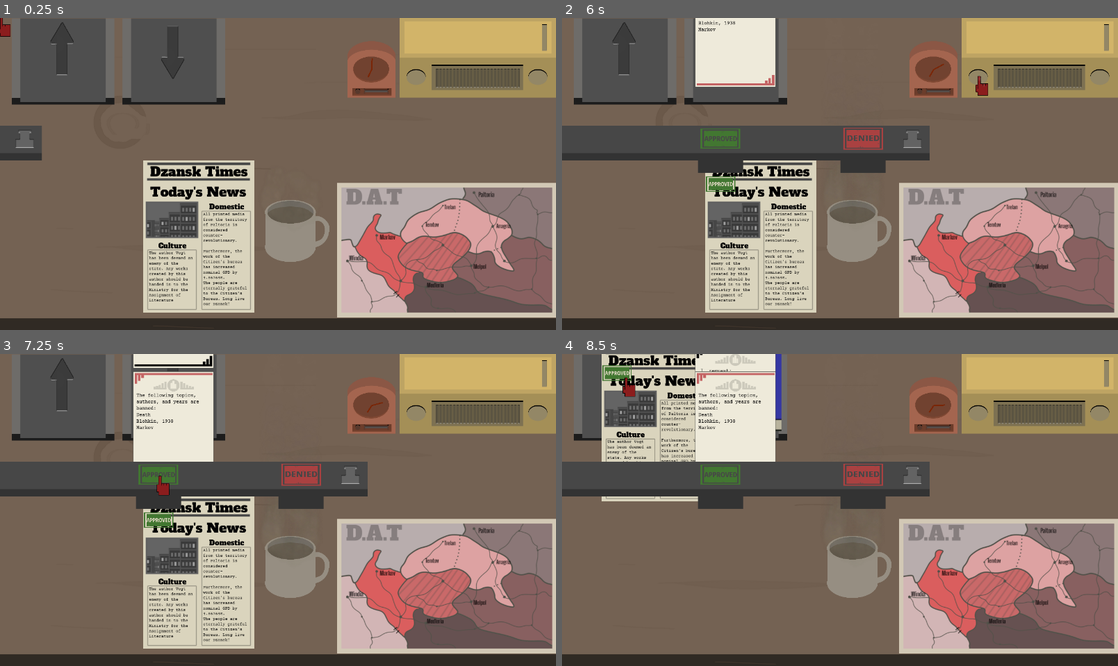
Above: before the commit, frames 1-4 (two rows, left to right).
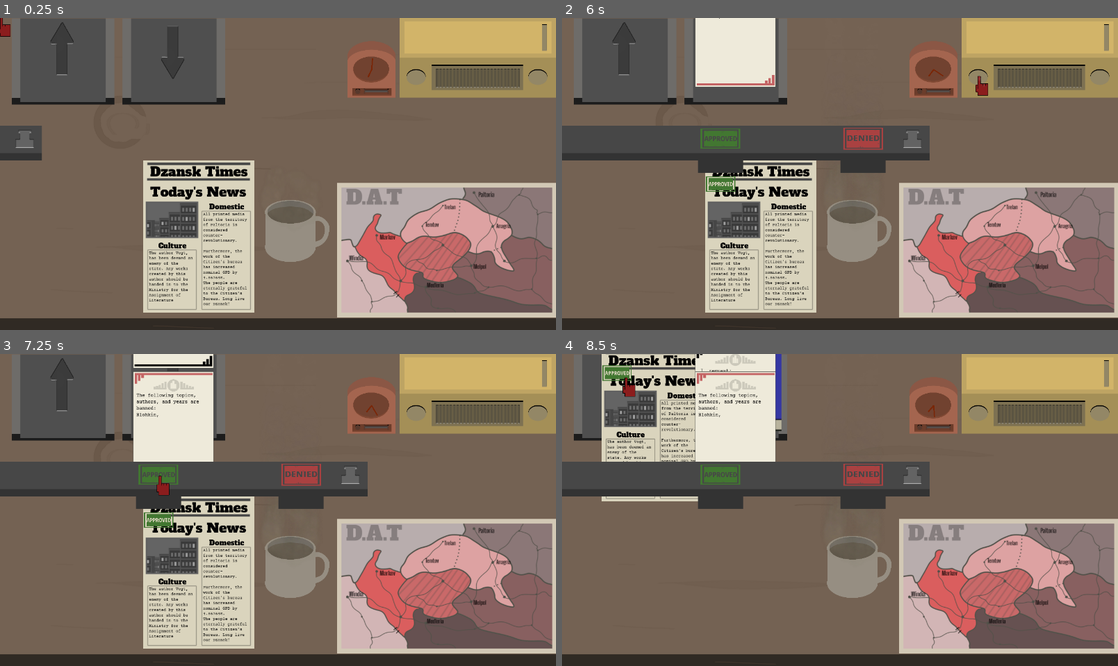
Above: after the commit, the same moments.

Repository: awindahl/gwj-27
Game: Godot game, scene res://TestBench.tscn
Same seed, same stepped clock (60 frames per second), same inputs: the game is played once before the commit and once after it.
Inputs (mouse positions are in pixels of both pictures, inside the frame that each line leads up to):
- Up to frame 1 (0.25 s): no input
- Up to frame 2 (6 s): click (578, 139) at 0.5 s; click (1101, 77) at 1.25 s; click (979, 77) at 2 s; click (1101, 77) at 2.75 s; click (979, 77) at 3.5 s; click (723, 139) at 4.27 s; click (1101, 77) at 5 s; click (979, 77) at 5.75 s
- Up to frame 3 (7.25 s): click (161, 475) at 6.52 s
- Up to frame 4 (8.5 s): tap Enter (ui_accept) at 7.25, 7.52 s; move the mouse to (962, 494) at 7.27 s; click (962, 494) at 7.35 s; drag from (728, 525) to (623, 378) at 8.02 s

The runs differ from the first frame. In frame 1, less than 0.1% of the frame differs, in the area x 33-67%, y 13-76%; in frame 2, less than 0.1%; in frame 3, 0.1%; in frame 4, 0.1%, in the area x 14-69%, y 16-29%.

Commit message:
more fixes

Diff:
--- /dev/null
+++ b/Mouse.tscn
@@ -0,0 +1,15 @@
+[gd_scene load_steps=3 format=2]
+
+[ext_resource path="res://Scripts/Mouse.gd" type="Script" id=1]
+[ext_resource path="res://Assets/Cursor.png" type="Texture" id=2]
+
+[node name="Mouse" type="Node2D"]
+pause_mode = 2
+z_index = 1000
+script = ExtResource( 1 )
+
+[node name="Sprite" type="Sprite" parent="."]
+position = Vector2( 2, 2 )
+scale = Vector2( 0.2, 0.2 )
+texture = ExtResource( 2 )
+offset = Vector2( 35.158, 90.747 )
--- /dev/null
+++ b/NightToDay.tscn
@@ -0,0 +1,99 @@
+[gd_scene load_steps=10 format=2]
+
+[ext_resource path="res://Assets/NightCity.png" type="Texture" id=1]
+[ext_resource path="res://Assets/DayCity.png" type="Texture" id=2]
+[ext_resource path="res://Assets/CourierPrime-Regular.ttf" type="DynamicFontData" id=3]
+[ext_resource path="res://Scripts/TransitionToWork.gd" type="Script" id=4]
+[ext_resource path="res://Mouse.tscn" type="PackedScene" id=5]
+[ext_resource path="res://Scripts/NightToDay.gd" type="Script" id=6]
+
+[sub_resource type="Animation" id=1]
+resource_name = "transition"
+length = 3.0
+tracks/0/type = "value"
+tracks/0/path = NodePath("Sprite2:modulate")
+tracks/0/interp = 1
+tracks/0/loop_wrap = true
+tracks/0/imported = false
+tracks/0/enabled = true
+tracks/0/keys = {
+"times": PoolRealArray( 0, 3 ),
+"transitions": PoolRealArray( 1, 1 ),
+"update": 0,
+"values": [ Color( 1, 1, 1, 0 ), Color( 1, 1, 1, 1 ) ]
+}
+tracks/1/type = "value"
+tracks/1/path = NodePath("Label:visible")
+tracks/1/interp = 1
+tracks/1/loop_wrap = true
+tracks/1/imported = false
+tracks/1/enabled = true
+tracks/1/keys = {
+"times": PoolRealArray( 0, 3 ),
+"transitions": PoolRealArray( 1, 1 ),
+"update": 1,
+"values": [ false, true ]
+}
+tracks/2/type = "value"
+tracks/2/path = NodePath("Button:visible")
+tracks/2/interp = 1
+tracks/2/loop_wrap = true
+tracks/2/imported = false
+tracks/2/enabled = true
+tracks/2/keys = {
+"times": PoolRealArray( 0, 3 ),
+"transitions": PoolRealArray( 1, 1 ),
+"update": 1,
+"values": [ false, true ]
+}
+
+[sub_resource type="DynamicFont" id=2]
+size = 64
+font_data = ExtResource( 3 )
+
+[sub_resource type="DynamicFont" id=3]
+size = 32
+font_data = ExtResource( 3 )
+
+[node name="NightToDay" type="Node2D"]
+script = ExtResource( 6 )
+
+[node name="Sprite" type="Sprite" parent="."]
+scale = Vector2( 0.36, 0.36 )
+texture = ExtResource( 1 )
+centered = false
+
+[node name="Sprite2" type="Sprite" parent="."]
+scale = Vector2( 0.36, 0.36 )
+texture = ExtResource( 2 )
+centered = false
+
+[node name="AnimationPlayer" type="AnimationPlayer" parent="."]
+autoplay = "transition"
+anims/transition = SubResource( 1 )
+
+[node name="Label" type="Label" parent="."]
+margin_left = 144.0
+margin_top = 128.0
+margin_right = 184.0
+margin_bottom = 142.0
+custom_fonts/font = SubResource( 2 )
+text = "Day "
+__meta__ = {
+"_edit_use_anchors_": false
+}
+
+[node name="Button" type="Button" parent="."]
+margin_left = 814.0
+margin_top = 661.0
+margin_right = 1282.0
+margin_bottom = 703.0
+custom_fonts/font = SubResource( 3 )
+text = "Walk to Work"
+script = ExtResource( 4 )
+__meta__ = {
+"_edit_use_anchors_": false
+}
+
+[node name="Mouse" parent="." instance=ExtResource( 5 )]
+[connection signal="pressed" from="Button" to="Button" method="_on_Button_pressed"]
--- a/Scripts/Clock.gd
+++ b/Scripts/Clock.gd
@@ -2,5 +2,5 @@
 
 
 func _process(delta):
-	$ShortHand.rotation += 0.0055/20
-	$LongHand.rotation += 0.06/20
+	$ShortHand.rotation += 0.0055/10
+	$LongHand.rotation += 0.06/10
--- a/Scripts/InTray.gd
+++ b/Scripts/InTray.gd
@@ -128,20 +128,25 @@
 	var rand_reg = randi()%regions.size()
 	rand_reg = regions[rand_reg]
 
-	var random_i = randi()%2
-
-	if random_i == 0:
-		rand_title_fact_second += "\n"
-		rule.append(rand_title_fact_second)
-	elif random_i == 1:
-		rand_title_fiction_second += "\n"
-		rule.append(rand_title_fiction_second)
-
-	rule.append(rand_name)
-	rand_date += "\n"
-	rule.append(rand_date)
-	#rand_reg += "\n"
-	rule.append(rand_reg)
+	var what_rule = randi()%4+1
+
+	match what_rule:
+		1:
+			var random_i = randi()%2
+
+			if random_i == 0:
+				rand_title_fact_second += "\n"
+				rule.append(rand_title_fact_second)
+			elif random_i == 1:
+				rand_title_fiction_second += "\n"
+				rule.append(rand_title_fiction_second)
+		2:
+			rule.append(rand_name)
+		3:
+			rand_date += "\n"
+			rule.append(rand_date)
+		4:
+			rule.append(rand_reg)
 
 	return rule
 
@@ -201,13 +206,14 @@
 	#new_list.rules.append("\n")
 	#new_list.rules += _randomize_rule()
 	get_parent().rules += new_list.rules
+	print(get_parent().rules)
 
 	get_parent().get_node("Papers, Please/YSort").add_child(new_list)
 
 	new_list.position = position
 	new_list.position.y -= 400
 	new_list.position.x -= 100
-	$RulesTimer.start(60)
+	$RulesTimer.start(20)
 
 
 func _on_RequestTimer_timeout():
@@ -226,4 +232,4 @@
 	new_request.position = position
 	new_request.position.y -= 400
 	new_request.position.x -= 100
-	$RequestTimer.start(30)
+	$RequestTimer.start(15)
--- a/Scripts/NewsPaper.gd
+++ b/Scripts/NewsPaper.gd
@@ -71,10 +71,12 @@
 
 	var rand_per = (randf())*10
 
+	rand_name += ", "
 	rules.append(rand_name)
 	rules.append(rand_reg)
 
 	get_parent().get_parent().get_parent().rules += rules
+	print(get_parent().get_parent().get_parent().rules)
 
 	$Sprite/Bread1.text = bread1_1 + rand_name + bread1_2
 	$Sprite/Bread2.text = bread2_1 + rand_reg + bread2_2 + "\n \n" + bread2_3 + var2str(rand_per) + "%." + "\nThe people are eternally grateful to the Citizen's Bureau. Long live our Dzansk!"
--- /dev/null
+++ b/Scripts/NightToDay.gd
@@ -0,0 +1,5 @@
+extends Node2D
+
+
+func _ready():
+	$Label.text += var2str(Singleton.day)
--- /dev/null
+++ b/Scripts/Singleton.gd
@@ -0,0 +1,4 @@
+extends Node
+
+var party_ranking = 21431
+var day = 1
--- a/Scripts/TestBench.gd
+++ b/Scripts/TestBench.gd
@@ -4,7 +4,9 @@
 var rules = []
 var did_good = true
 var did_bad = true
-var score = 0
+var total = 0
+var fails = 0
+var successes = 0
 var day = 1
 
 onready var inbox = $InTray
@@ -14,6 +16,8 @@
 
 func _rule_parse(object):
 
+	total += 1
+
 	if object.correct_request:
 
 		if object.approved == "Approved":
@@ -21,27 +25,31 @@
 			for rule in rules:
 				for attr in object.attributes:
 					if attr == rule:
-						#score -= 1
 						print("You fucked up")
+						fails += 1
 						did_good = false
-						break
+
 
 			if did_good:
 				print ("you did good")
+				successes += 1
+
 
 		elif object.approved == "Denied":
 
 			for rule in rules:
 				for attr in object.attributes:
 					if attr == rule:
-						#score += 1
 						print("You did good")
+						successes += 1
 						did_bad = false
-						break
+
 			if did_bad:
 				print("you did bad")
+				fails += 1
 	else:
 		print("wrong request")
+		fails += 1
 
 func _on_RewardTimer_timeout():
 	var new_slip = good_slip.instance()
@@ -50,7 +58,6 @@
 	new_slip.position.y -= 400
 	new_slip.position.x -= 100
 
-
 func _on_PunishmentTimer_timeout():
 	var new_slip = bad_slip.instance()
 	sorted.add_child(new_slip)
@@ -58,8 +65,13 @@
 	new_slip.position.y -= 400
 	new_slip.position.x -= 100
 
-
 func _on_DayTime_timeout():
 	get_tree().paused = true
+	$VictoryScreen/TotalNum.text = var2str(total)
+	$VictoryScreen/FailNum.text = var2str(fails)
+	$VictoryScreen/SuccessNum.text = var2str(successes)
+	Singleton.party_ranking -= successes
+	Singleton.party_ranking += fails
+	$VictoryScreen/RankNum.text = var2str(Singleton.party_ranking)
 	$AnimationPlayer.play("Fade to Black")
-	day += 1
+	Singleton.day += 1
--- /dev/null
+++ b/Scripts/TransitionToHome.gd
@@ -0,0 +1,5 @@
+extends Button
+
+func _on_Button_pressed():
+	get_tree().paused = false
+	get_tree().change_scene("res://NightToDay.tscn")
--- /dev/null
+++ b/Scripts/TransitionToWork.gd
@@ -0,0 +1,4 @@
+extends Button
+
+func _on_Button_pressed():
+	get_tree().change_scene("res://TestBench.tscn")
--- a/TestBench.tscn
+++ b/TestBench.tscn
@@ -9,12 +9,11 @@
 [ext_resource path="res://Scripts/OutTray.gd" type="Script" id=7]
 [ext_resource path="res://Assets/In_Tray.png" type="Texture" id=8]
 [ext_resource path="res://Scripts/InTray.gd" type="Script" id=9]
-[ext_resource path="res://Assets/Cursor.png" type="Texture" id=10]
+[ext_resource path="res://Mouse.tscn" type="PackedScene" id=10]
 [ext_resource path="res://Assets/Map.png" type="Texture" id=11]
 [ext_resource path="res://Assets/Radio.png" type="Texture" id=12]
 [ext_resource path="res://Scripts/Radio.gd" type="Script" id=13]
 [ext_resource path="res://Scripts/Map.gd" type="Script" id=14]
-[ext_resource path="res://Scripts/Mouse.gd" type="Script" id=15]
 [ext_resource path="res://Assets/Clock.png" type="Texture" id=16]
 [ext_resource path="res://Assets/Hand.png" type="Texture" id=17]
 [ext_resource path="res://Scripts/Clock.gd" type="Script" id=18]
@@ -22,6 +21,7 @@
 [ext_resource path="res://Assets/News1.png" type="Texture" id=20]
 [ext_resource path="res://Assets/CourierPrime-Regular.ttf" type="DynamicFontData" id=21]
 [ext_resource path="res://Assets/AlfaSlabOne-Regular.ttf" type="DynamicFontData" id=22]
+[ext_resource path="res://Scripts/TransitionToHome.gd" type="Script" id=23]
 
 [sub_resource type="StyleBoxEmpty" id=1]
 
@@ -55,23 +55,22 @@
 [sub_resource type="RectangleShape2D" id=10]
 extents = Vector2( 685.044, 387.163 )
 
-[sub_resource type="DynamicFont" id=12]
+[sub_resource type="DynamicFont" id=11]
 size = 32
 font_data = ExtResource( 22 )
 
-[sub_resource type="DynamicFont" id=13]
+[sub_resource type="DynamicFont" id=12]
 outline_size = 1
 outline_color = Color( 0, 0, 0, 1 )
 font_data = ExtResource( 22 )
 
-[sub_resource type="DynamicFont" id=14]
+[sub_resource type="DynamicFont" id=13]
 size = 32
 outline_size = 1
 outline_color = Color( 0, 0, 0, 1 )
-font_data = ExtResource( 22 )
-
-[sub_resource type="Animation" id=11]
-resource_name = "Fade to Black"
+font_data = ExtResource( 21 )
+
+[sub_resource type="Animation" id=14]
 length = 1.5
 tracks/0/type = "value"
 tracks/0/path = NodePath("VictoryScreen/ColorRect:modulate")
@@ -646,6 +645,7 @@
 }
 
 [node name="Button" type="Button" parent="VictoryScreen"]
+pause_mode = 2
 visible = false
 anchor_left = 0.5
 anchor_top = 0.5
@@ -655,35 +655,28 @@
 margin_top = 78.0
 margin_right = 145.0
 margin_bottom = 144.0
-custom_fonts/font = SubResource( 14 )
+custom_fonts/font = SubResource( 13 )
 text = "Walk Home"
-__meta__ = {
-"_edit_use_anchors_": false
-}
-
-[node name="Mouse" type="Node2D" parent="VictoryScreen"]
-pause_mode = 2
-z_index = 1000
-script = ExtResource( 15 )
-
-[node name="Sprite" type="Sprite" parent="VictoryScreen/Mouse"]
-position = Vector2( 2, 2 )
-scale = Vector2( 0.2, 0.2 )
-texture = ExtResource( 10 )
-offset = Vector2( 35.158, 90.747 )
+script = ExtResource( 23 )
+__meta__ = {
+"_edit_use_anchors_": false
+}
+
+[node name="Mouse" parent="VictoryScreen" instance=ExtResource( 10 )]
 
 [node name="DayTime" type="Timer" parent="."]
-wait_time = 351.0
+wait_time = 176.0
 one_shot = true
 autostart = true
 
 [node name="AnimationPlayer" type="AnimationPlayer" parent="."]
 pause_mode = 2
-"anims/Fade to Black" = SubResource( 11 )
+"anims/Fade to Black" = SubResource( 14 )
 [connection signal="pressed" from="Radio/RightButton" to="Radio" method="_on_RightButton_pressed"]
 [connection signal="pressed" from="Radio/LeftButton" to="Radio" method="_on_LeftButton_pressed"]
 [connection signal="timeout" from="InTray/RulesTimer" to="InTray" method="_on_RulesTimer_timeout"]
 [connection signal="timeout" from="InTray/RequestTimer" to="InTray" method="_on_RequestTimer_timeout"]
 [connection signal="timeout" from="RewardTimer" to="." method="_on_RewardTimer_timeout"]
 [connection signal="timeout" from="PunishmentTimer" to="." method="_on_PunishmentTimer_timeout"]
+[connection signal="pressed" from="VictoryScreen/Button" to="VictoryScreen/Button" method="_on_Button_pressed"]
 [connection signal="timeout" from="DayTime" to="." method="_on_DayTime_timeout"]
--- a/project.godot
+++ b/project.godot
@@ -19,6 +19,10 @@
 run/main_scene="res://TestBench.tscn"
 config/icon="res://icon.png"
 
+[autoload]
+
+Singleton="*res://Scripts/Singleton.gd"
+
 [display]
 
 window/size/width=1366
Not shown: 9 places in TestBench.tscn that only renumber resources
